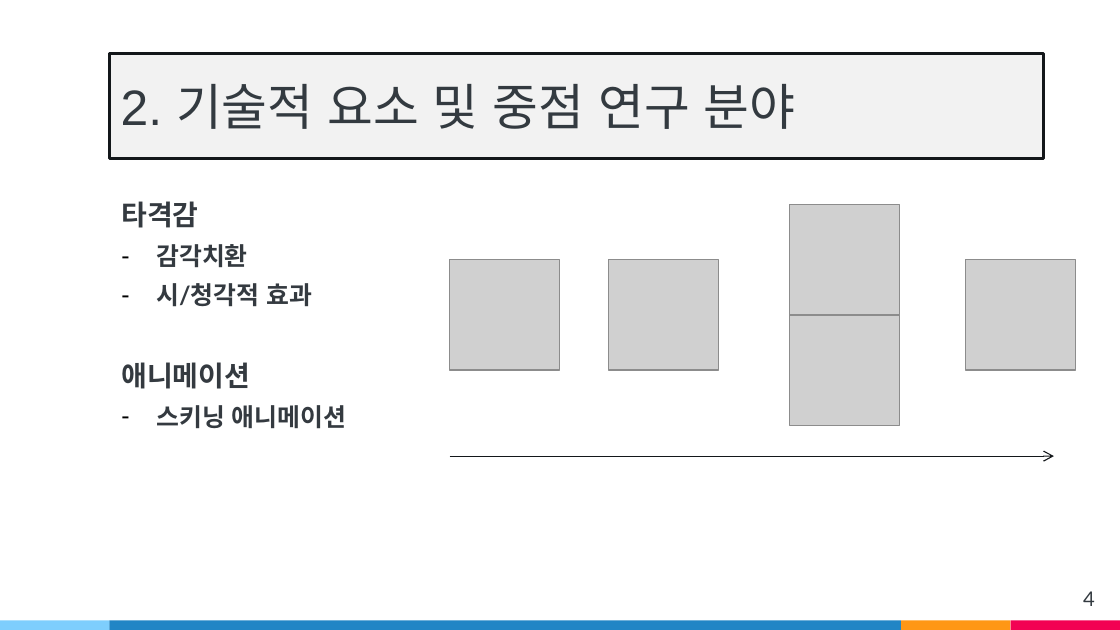
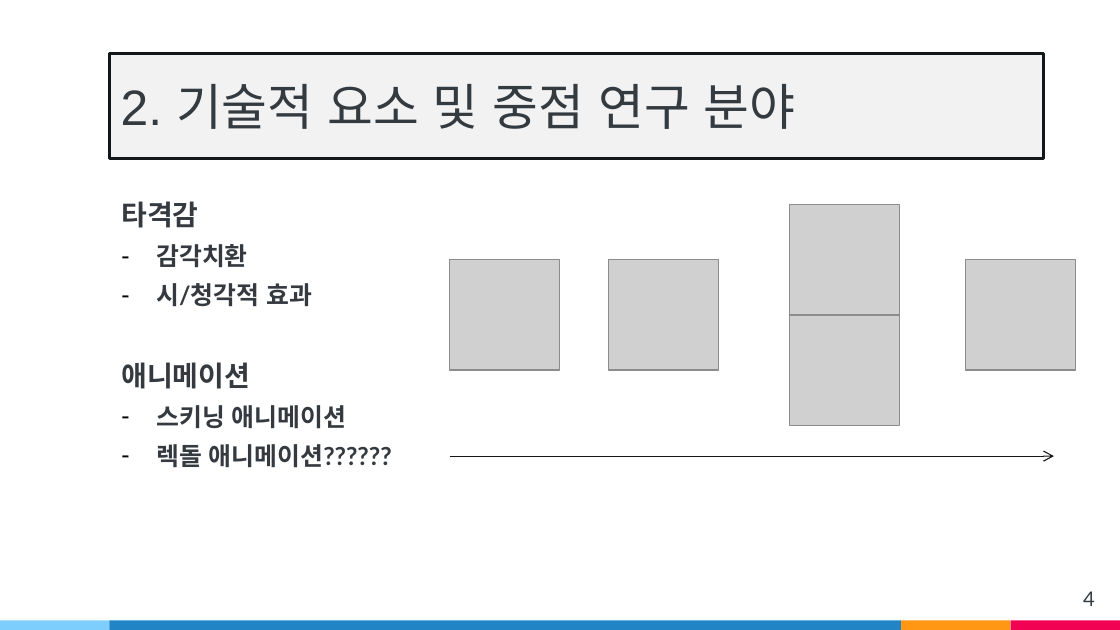
Before and after one commit to wsj2681/Anger_Control_Disoder, a slide deck: slide 4 of Capstone Design/발표자료/중간발표/v1.pptx. Drawn at 1120x630 pixels with LibreOffice and Linux fonts; fonts in the diff are those of the drawing; grey boxes stand for pictures. Boxes give left, top, right and bottom in pixels: in the first picture for what was removed or moved away, otherwise in the second. Text is boxed around its words. In the diff, an @@ line names an element or a change of style, - is before the commit and + after.

```diff
--- a/Capstone Design/발표자료/중간발표/v1.pptx
+++ b/Capstone Design/발표자료/중간발표/v1.pptx
@@ text at (156, 444, 392, 468): paragraph added @@
+– 렉돌 애니메이션??????
```
Also in this commit, not shown: 4 other slides changed.
